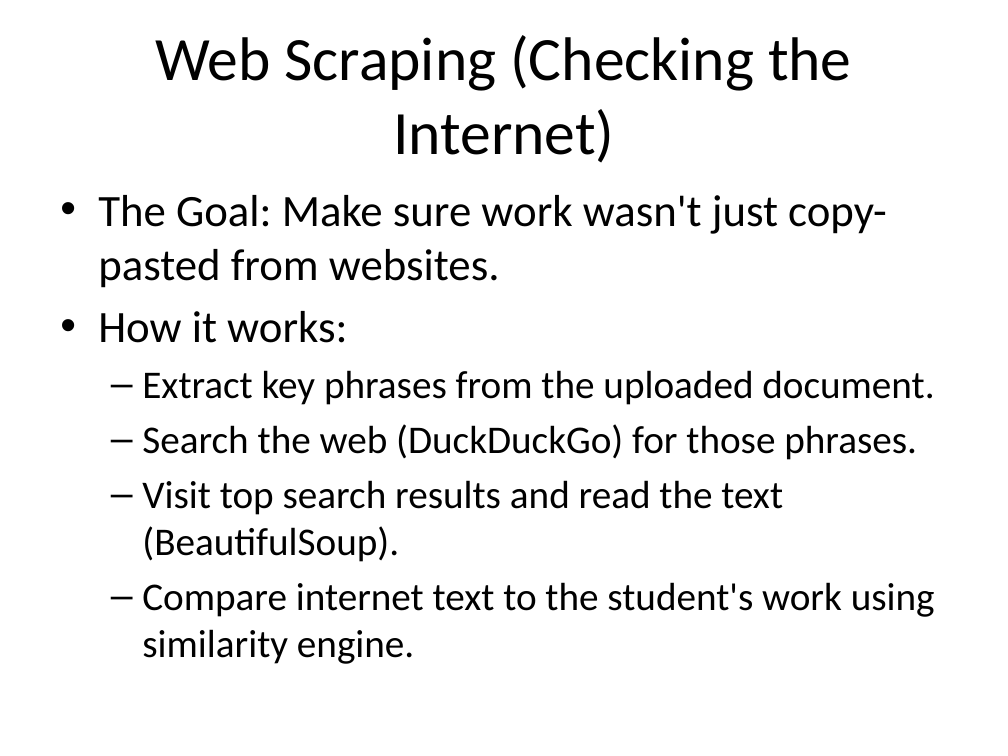
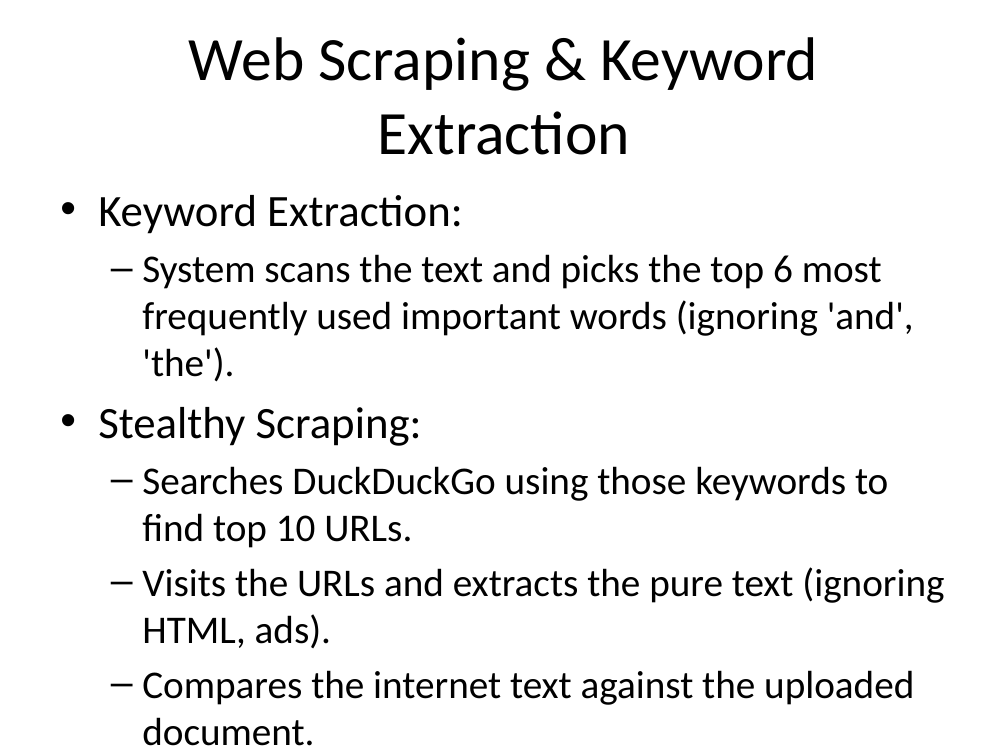
Before and after one commit to Neon17/plagiraism-detector-gces, a slide deck: slide 4 of Plagiarism_Detector_Presentation.pptx (slide 7 before the commit). Drawn at 1008x756 pixels with LibreOffice and Linux fonts; fonts in the diff are those of the drawing. Boxes give left, top, right and bottom in pixels: in the first picture for what was removed or moved away, otherwise in the second. Text is boxed around its words. In the diff, an @@ line names an element or a change of style, - is before the commit and + after.

```diff
--- a/Plagiarism_Detector_Presentation.pptx
+++ b/Plagiarism_Detector_Presentation.pptx
@@ title at [189,37,818,155]: text changed @@
-Web Scraping (Checking the Internet)
+Web Scraping & Keyword Extraction
@@ text at [98,195,944,746]: text changed @@
-• The Goal: Make sure work wasn't just copy-pasted from websites.
-• How it works:
-  – Extract key phrases from the uploaded document.
-  – Search the web (DuckDuckGo) for those phrases.
-  – Visit top search results and read the text (BeautifulSoup).
-  – Compare internet text to the student's work using similarity engine.
+• Keyword Extraction:
+  – System scans the text and picks the top 6 most frequently used important words (ignoring 'and', 'the').
+• Stealthy Scraping:
+  – Searches DuckDuckGo using those keywords to find top 10 URLs.
+  – Visits the URLs and extracts the pure text (ignoring HTML, ads).
+  – Compares the internet text against the uploaded document.
```
Also in this commit, not shown: 3 other slides changed, 4 slides removed, 20 other files.
